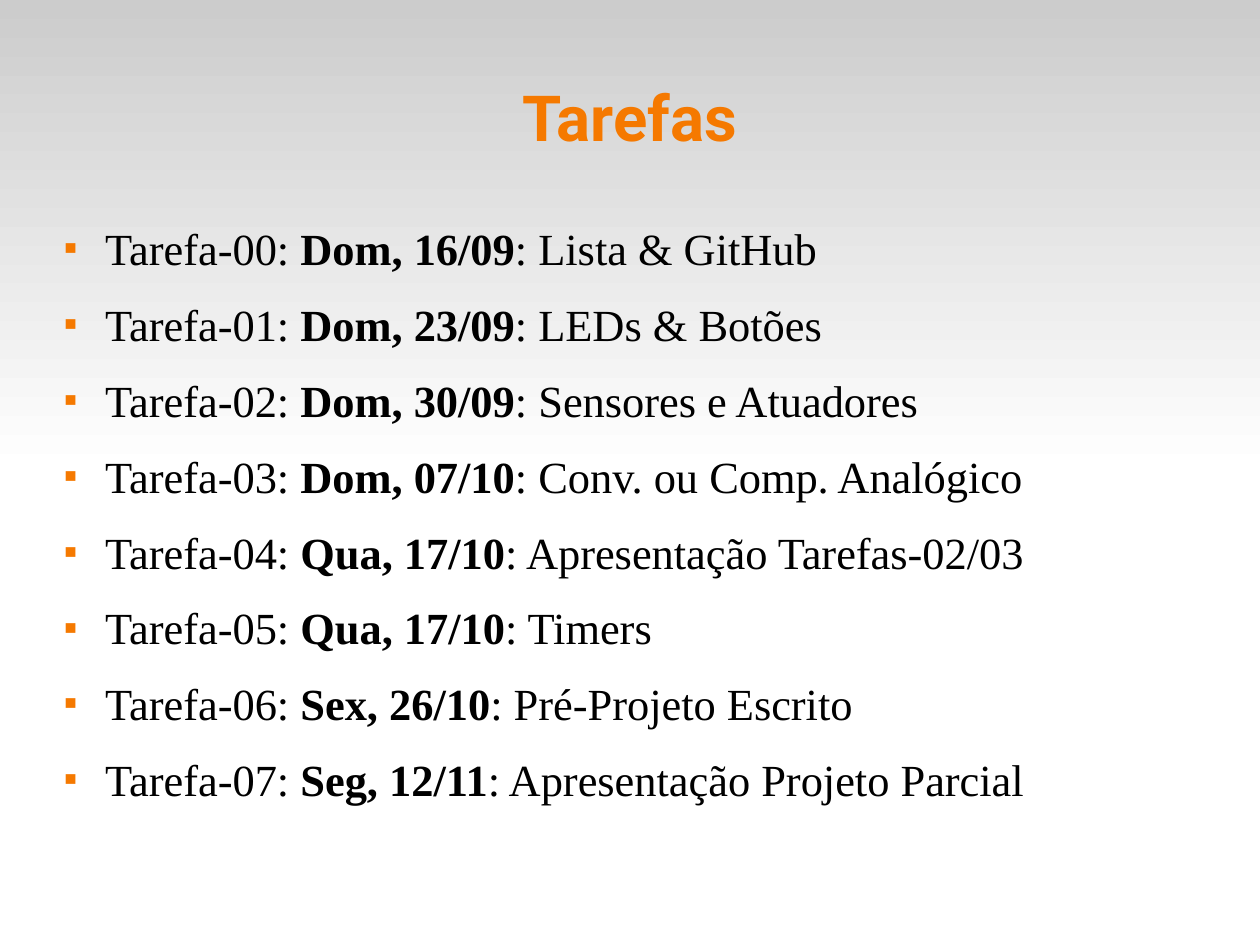
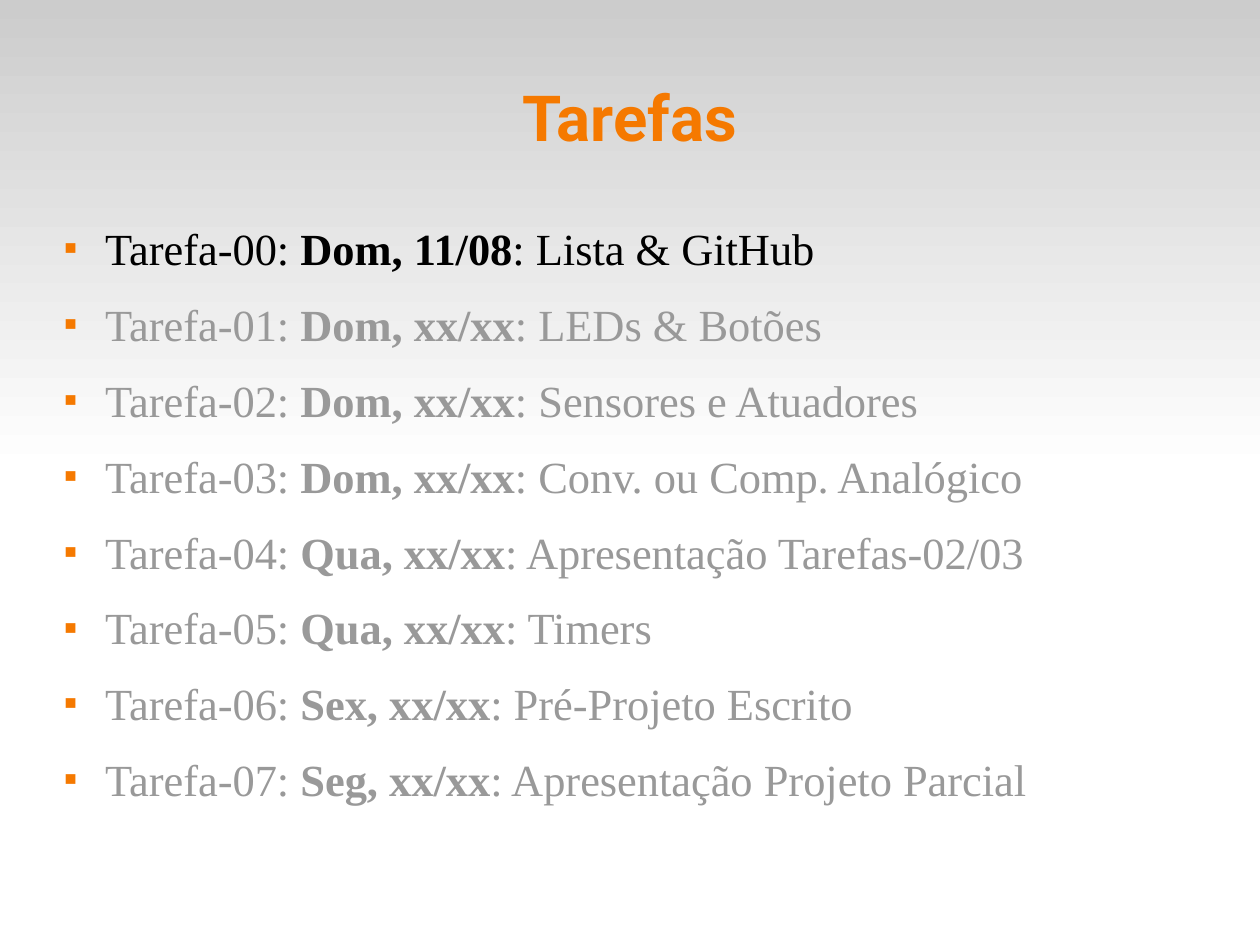
Before and after one commit to fsantanna-uerj/SE, a slide deck: slide 15 of Slides/se-00-intro.odp. Drawn at 1260x945 pixels with LibreOffice and Linux fonts; fonts in the diff are those of the drawing. Boxes give left, top, right and bottom in pixels: in the first picture for what was removed or moved away, otherwise in the second. Text is boxed around its words. In the diff, an @@ line names an element or a change of style, - is before the commit and + after.

```diff
--- a/Slides/se-00-intro.odp
+++ b/Slides/se-00-intro.odp
@@ text at [105,233,1026,805]: text changed; text colour #000000 to #999999 @@
-■ Tarefa-00: Dom, 16/09: Lista & GitHub
-■ Tarefa-01: Dom, 23/09: LEDs & Botões
-■ Tarefa-02: Dom, 30/09: Sensores e Atuadores
-■ Tarefa-03: Dom, 07/10: Conv. ou Comp. Analógico
-■ Tarefa-04: Qua, 17/10: Apresentação Tarefas-02/03
-■ Tarefa-05: Qua, 17/10: Timers
-■ Tarefa-06: Sex, 26/10: Pré-Projeto Escrito
-■ Tarefa-07: Seg, 12/11: Apresentação Projeto Parcial
+■ Tarefa-00: Dom, 11/08: Lista & GitHub
+■ Tarefa-01: Dom, xx/xx: LEDs & Botões
+■ Tarefa-02: Dom, xx/xx: Sensores e Atuadores
+■ Tarefa-03: Dom, xx/xx: Conv. ou Comp. Analógico
+■ Tarefa-04: Qua, xx/xx: Apresentação Tarefas-02/03
+■ Tarefa-05: Qua, xx/xx: Timers
+■ Tarefa-06: Sex, xx/xx: Pré-Projeto Escrito
+■ Tarefa-07: Seg, xx/xx: Apresentação Projeto Parcial
```
Also in this commit, not shown: 6 other slides changed, 3 other files.
